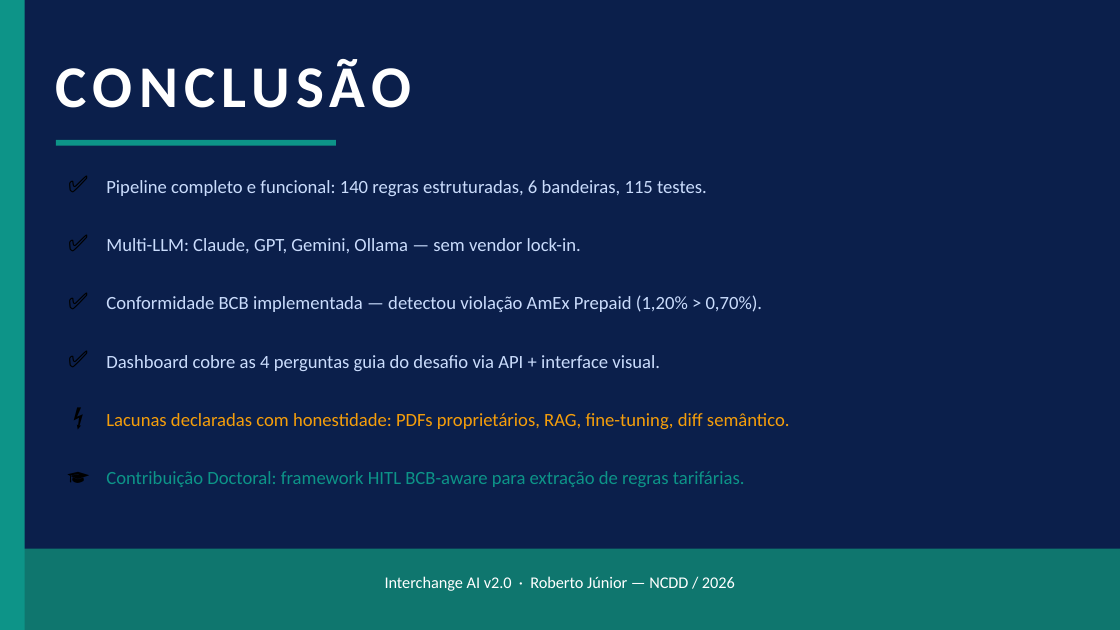
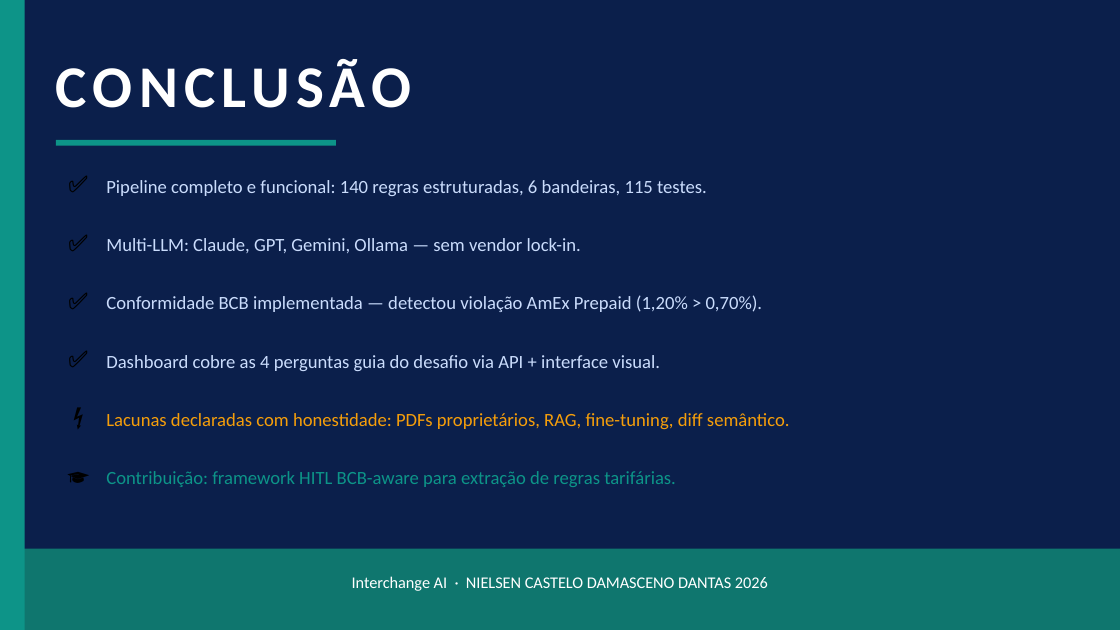
Before and after one commit to nielsencastelo/Interchange-CIELO, a slide deck: slide 15 of docs/Interchange_AI_PhD_Presentation.pptx. Drawn at 1120x630 pixels with LibreOffice and Linux fonts; fonts in the diff are those of the drawing. Boxes give left, top, right and bottom in pixels: in the first picture for what was removed or moved away, otherwise in the second. Text is boxed around its words. In the diff, an @@ line names an element or a change of style, - is before the commit and + after.

```diff
--- a/docs/Interchange_AI_PhD_Presentation.pptx
+++ b/docs/Interchange_AI_PhD_Presentation.pptx
@@ text at (106,471,676,487): text changed @@
-Contribuição Doctoral: framework HITL BCB-aware para extração de regras tarifárias.
+Contribuição: framework HITL BCB-aware para extração de regras tarifárias.
@@ text at (352,576,768,591): text changed @@
-Interchange AI v2.0 · Roberto Júnior — NCDD / 2026
+Interchange AI · NIELSEN CASTELO DAMASCENO DANTAS 2026
```
Also in this commit, not shown: 8 other slides changed.
